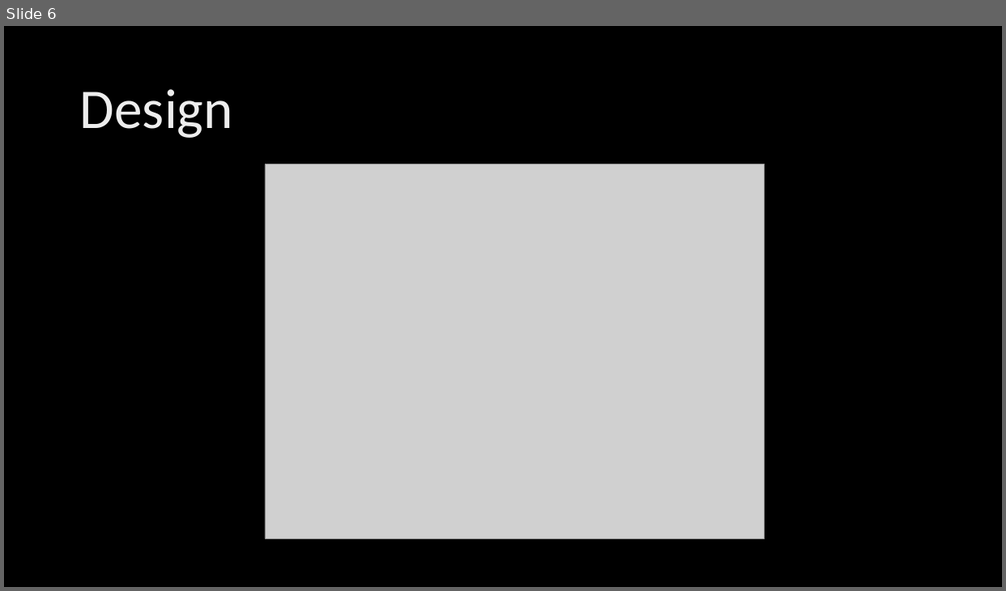
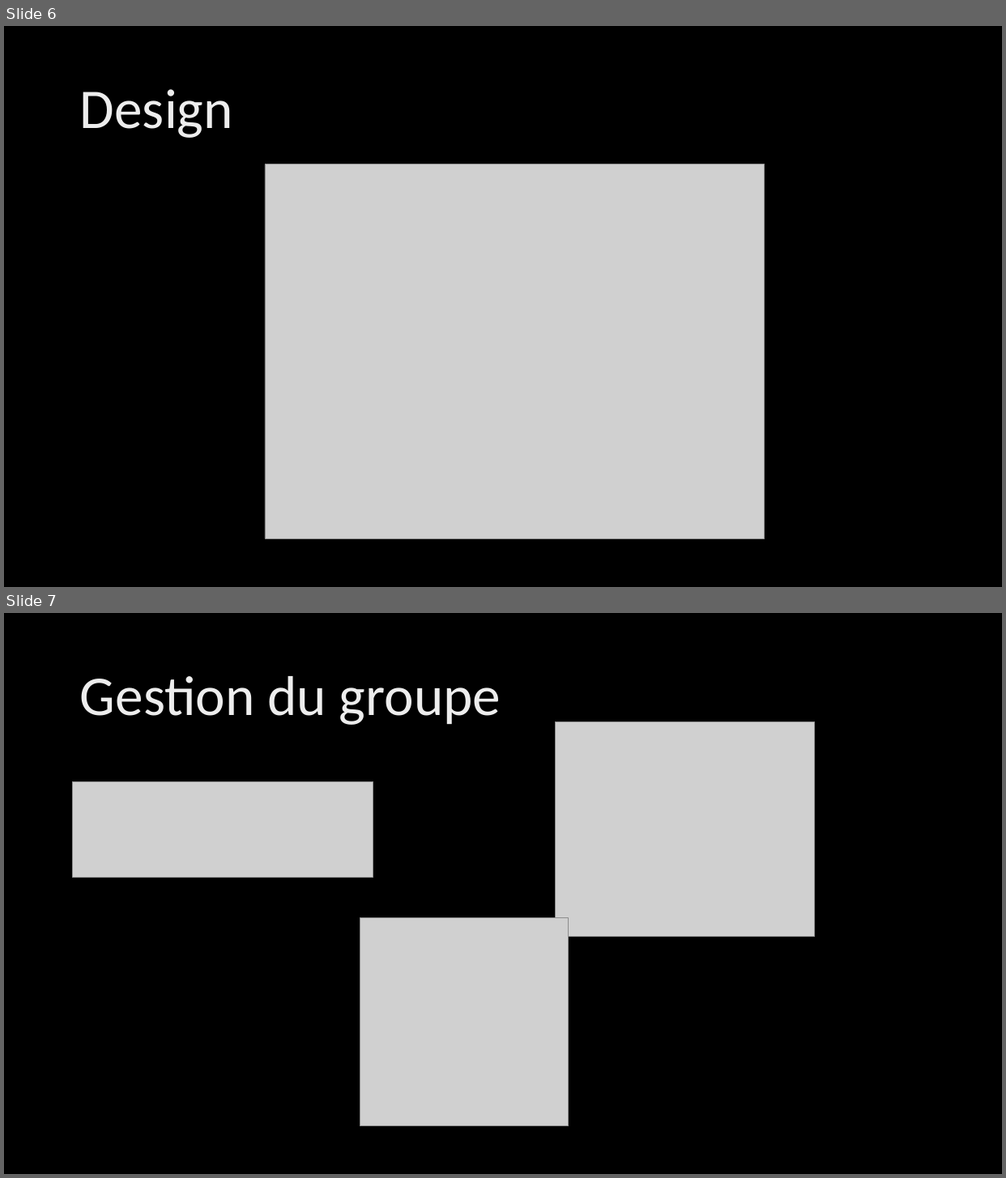
Before and after one commit to GuiguiLaGuimauve/RType, a slide deck: ConceptionRType.pptx. Shown one above the other, each under a label of ours: slide 6 before the commit, slides 6 and 7 after it. The pictures are 1006x591 and 1006x1178 pixels, drawn with LibreOffice and Linux fonts; fonts in the diff are those of the drawing; grey boxes stand for pictures; background and template pictures are left out. Boxes give left, top, right and bottom in pixels: in the first picture for what was removed or moved away, otherwise in the second. Text is boxed around its words. In the diff, an @@ line names an element or a change of style, - is before the commit and + after.

```diff
--- a/ConceptionRType.pptx
+++ b/ConceptionRType.pptx
@@ slide 7 added at [4,613,1002,1174], background picture (left out) @@
@@ title added at [80,676,501,725], 54 pt, text gradient #BFBFBF to #EDEDED to #FFFFFF @@
+Gestion du groupe
@@ picture added at [556,722,815,937] @@
@@ picture added at [73,781,373,877] @@
@@ picture added at [360,918,569,1127] @@
```
Also in this commit, not shown: 1 other slide added, 2 other files.
